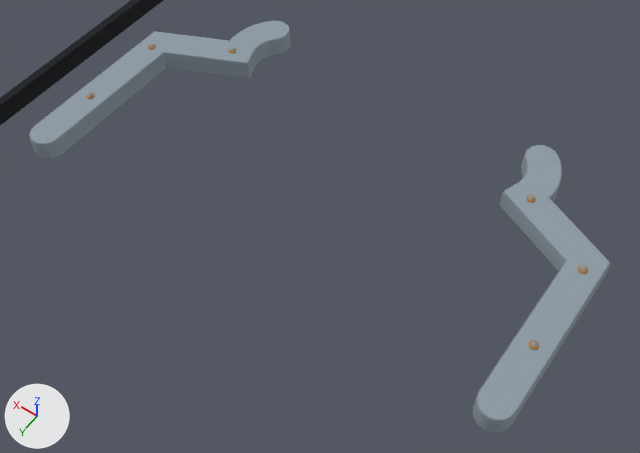
Two versions of the COLLADA model Art/Models/premium/common-walls.dae, one commit apart.
Both versions are drawn from a camera (50 mm lens) standing at (-0.506, -0.123, 0.94) and looking at (-0.066, -0.739, -0.028). Every picture has the same lights, and +X, +Y and +Z are marked at lower left. The first picture is the older version. Vertices at exactly the same position are counted once.

The scene before the commit, as lines of its bpy script (objects in view):
```python
me_accent = bpy.data.meshes.new('accent')
me_accent.from_pydata(...)  # 480 vertices, 720 faces; spans x -0.407..0.329, y -0.909..-0.698, z 0.03..0.032
me_accent.materials.append(mat_accent)  # orange #b87a30
me_cabinet_shell = bpy.data.meshes.new('cabinet_shell')
me_cabinet_shell.from_pydata(...)  # 54 vertices, 88 faces; spans x 0.41..0.43, y -1.16..0.48, z 0.0..0.03
me_cabinet_shell.materials.append(mat_cabinet_shell)  # black #050911
me_metal = bpy.data.meshes.new('metal')
me_metal.from_pydata(...)  # 624 vertices, 972 faces; spans x -0.424..0.347, y -1.005..-0.591, z 0.0..0.036
me_metal.materials.append(mat_metal)  # grey #8f9ba6
ob_accent = bpy.data.objects.new('accent', me_accent)
ob_accent.location = (0.0, 0.0, 0.0)
ob_cabinet_shell = bpy.data.objects.new('cabinet_shell', me_cabinet_shell)
ob_cabinet_shell.location = (0.0, 0.0, 0.0)
ob_metal = bpy.data.objects.new('metal', me_metal)
ob_metal.location = (0.0, 0.0, 0.0)
```
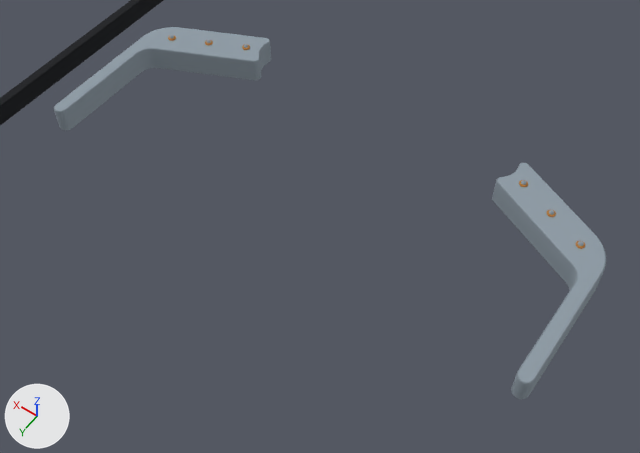
Scene script edits in JSON lines:
```json
{"block": "me_metal", "where": "# used by ob_metal; location = (0.0, 0.0, 0.0)"}
{"op": "remove", "block": "me_metal", "code": "me_metal.from_pydata(...)  # 624 vertices, 972 faces; spans x -0.424..0.347, y -1.005..-0.591, z 0.0..0.036"}
{"op": "add", "block": "me_metal", "code": "me_metal.from_pydata(...)  # 648 vertices, 1012 faces; spans x -0.424..0.345, y -0.952..-0.648, z 0.0..0.044"}
{"block": "me_metal", "change": "me_metal part 1: the loose piece of 64 vertices spanning x -0.404..-0.397, y -0.841..-0.834, z 0.032..0.036 is moved by (0.019, -0.027, 0.008)"}
{"block": "me_metal", "change": "me_metal part 2: the loose piece of 64 vertices spanning x -0.298..-0.291, y -0.907..-0.899, z 0.032..0.036 is moved by (-0.034, 0.014, 0.008)"}
{"block": "me_metal", "change": "me_metal part 3: the loose piece of 64 vertices spanning x -0.404..-0.397, y -0.708..-0.7, z 0.032..0.036 is moved by (0.125, -0.21, 0.008)"}
{"block": "me_metal", "change": "me_metal part 4: the loose piece of 120 vertices spanning x -0.424..-0.248, y -1.005..-0.591, z 0.0..0.03 is rebuilt with 132 vertices and now spans x -0.424..-0.242, y -0.952..-0.648, z 0.0..0.038"}
{"block": "me_metal", "change": "me_metal part 5: the loose piece of 120 vertices spanning x 0.17..0.347, y -1.005..-0.591, z 0.0..0.03 is rebuilt with 132 vertices and now spans x 0.164..0.345, y -0.952..-0.648, z 0.0..0.038"}
{"block": "me_metal", "change": "other edits to the shape of me_metal do not show in these pictures"}
{"block": "me_accent", "where": "# used by ob_accent; location = (0.0, 0.0, 0.0)"}
{"op": "remove", "block": "me_accent", "code": "me_accent.from_pydata(...)  # 480 vertices, 720 faces; spans x -0.407..0.329, y -0.909..-0.698, z 0.03..0.032"}
{"op": "add", "block": "me_accent", "code": "me_accent.from_pydata(...)  # 480 vertices, 720 faces; spans x -0.388..0.31, y -0.92..-0.859, z 0.038..0.04"}
{"block": "me_accent", "change": "me_accent part 6: the loose piece of 80 vertices spanning x -0.407..-0.394, y -0.71..-0.698, z 0.03..0.032 is moved by (0.019, -0.161, 0.008)"}
{"block": "me_accent", "change": "me_accent part 7: the loose piece of 80 vertices spanning x -0.407..-0.394, y -0.843..-0.831, z 0.03..0.032 is moved by (0.072, -0.052, 0.008)"}
{"block": "me_accent", "change": "me_accent part 8: the loose piece of 80 vertices spanning x -0.3..-0.288, y -0.909..-0.897, z 0.03..0.032 is moved by (0.019, -0.011, 0.008)"}
{"block": "me_accent", "change": "me_accent part 9: the loose piece of 80 vertices spanning x 0.317..0.329, y -0.71..-0.698, z 0.03..0.032 is moved by (-0.019, -0.161, 0.008)"}
{"block": "me_accent", "change": "me_accent part 10: the loose piece of 80 vertices spanning x 0.317..0.329, y -0.843..-0.831, z 0.03..0.032 is moved by (-0.072, -0.052, 0.008)"}
{"block": "me_accent", "change": "me_accent part 11: the loose piece of 80 vertices spanning x 0.21..0.222, y -0.909..-0.897, z 0.03..0.032 is moved by (-0.019, -0.011, 0.008)"}
```

Changed parts and their boxes [x1, y1, x2, y2] in the pictures (640 x 453 px; the box of a moved part takes in the faces that stretch with it):
```json
{"object": "metal", "change": "reshaped", "before": [29, 21, 611, 432], "after": [54, 27, 606, 399], "on screen": "9% shorter"}
{"object": "accent", "change": "reshaped", "before": [86, 44, 588, 350], "after": [168, 36, 585, 249], "on screen": "17% narrower, 30% shorter"}
{"part": 1, "of": "me_metal", "change": "moved or reshaped", "before": [580, 266, 586, 271], "after": [578, 241, 584, 246]}
{"part": 2, "of": "me_metal", "change": "moved or reshaped", "before": [529, 196, 534, 200], "after": [549, 210, 554, 215]}
{"part": 3, "of": "me_metal", "change": "moved or reshaped", "before": [531, 341, 537, 347], "after": [521, 180, 527, 185]}
{"part": 4, "of": "me_metal", "change": "rebuilt", "before": [473, 145, 611, 432], "after": [492, 163, 606, 399], "on screen": "17% narrower, 18% shorter"}
{"part": 5, "of": "me_metal", "change": "rebuilt", "before": [29, 21, 290, 159], "after": [54, 27, 271, 131], "on screen": "17% narrower, 24% shorter"}
{"part": 6, "of": "me_accent", "change": "moved or reshaped", "before": [529, 341, 539, 350], "after": [576, 241, 585, 249]}
{"part": 7, "of": "me_accent", "change": "moved or reshaped", "before": [578, 266, 588, 274], "after": [547, 209, 556, 217]}
{"part": 8, "of": "me_accent", "change": "moved or reshaped", "before": [527, 195, 536, 203], "after": [519, 180, 528, 187]}
{"part": 9, "of": "me_accent", "change": "moved or reshaped", "before": [86, 93, 95, 99], "after": [168, 36, 176, 41]}
{"part": 10, "of": "me_accent", "change": "moved or reshaped", "before": [148, 44, 156, 50], "after": [205, 40, 213, 45]}
{"part": 11, "of": "me_accent", "change": "moved or reshaped", "before": [229, 47, 236, 53], "after": [242, 44, 250, 50]}
```
